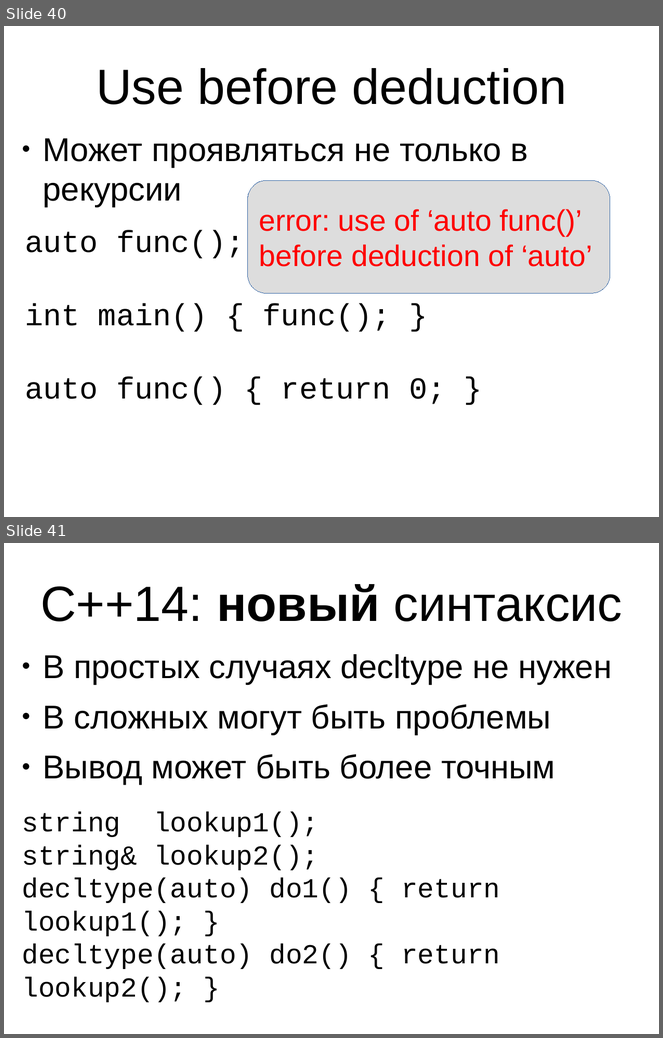
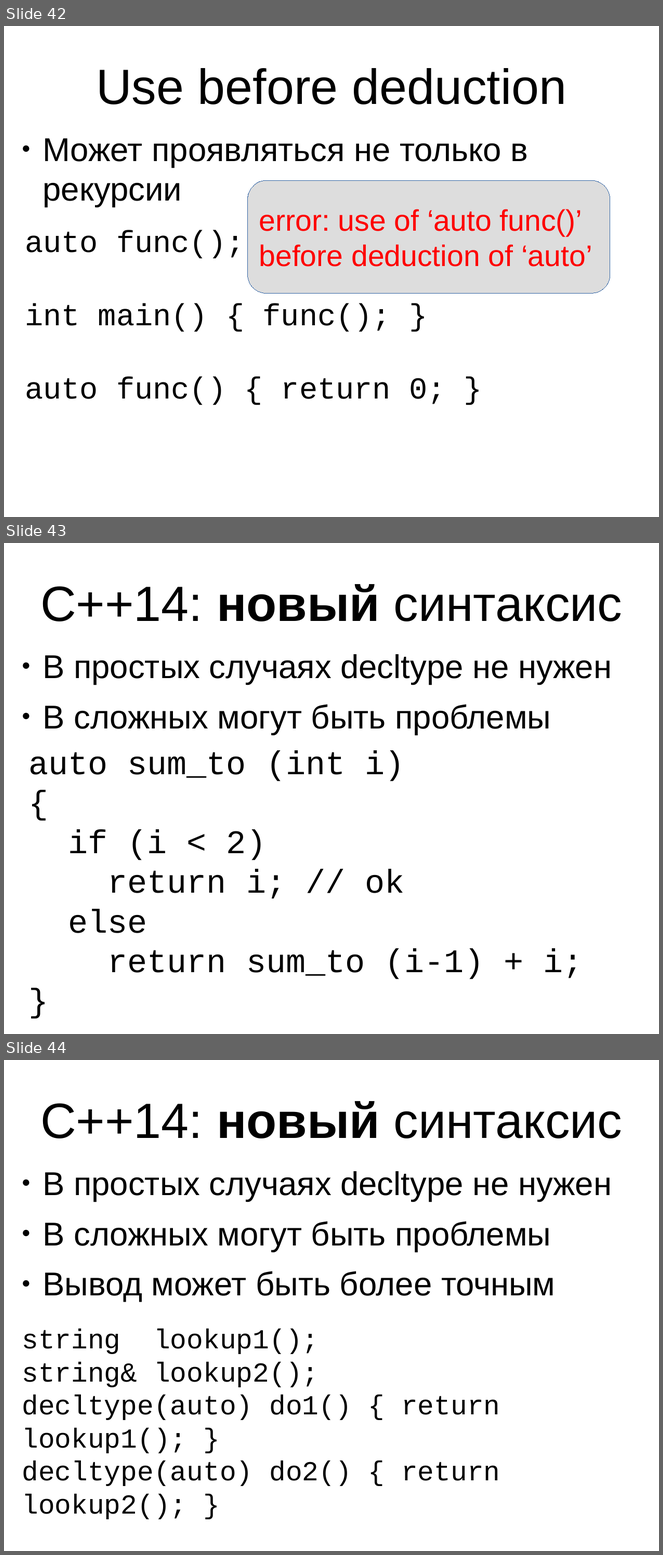
Before and after one commit to MIPT-ILab/cpp-lects-rus, a slide deck: slides/lec1-6-inference.odp. Shown one above the other, each under a label of ours: slides 40 and 41 before the commit, slides 42, 43 and 44 after it. The pictures are 663x1038 and 663x1555 pixels, drawn with LibreOffice and Linux fonts; fonts in the diff are those of the drawing. Boxes give left, top, right and bottom in pixels: in the first picture for what was removed or moved away, otherwise in the second. Text is boxed around its words. In the diff, an @@ line names an element or a change of style, - is before the commit and + after.

```diff
--- a/slides/lec1-6-inference.odp
+++ b/slides/lec1-6-inference.odp
@@ slide 43 added at (4, 543, 659, 1034), background #FFFFFF @@
@@ title added at (40, 584, 623, 622), 60 pt, text #000000 @@
+C++14: новый синтаксис
@@ text added at (42, 654, 612, 735), 40 pt, text #000000 @@
+● В простых случаях decltype не нужен
+● В сложных могут быть проблемы
@@ text added at (28, 751, 583, 980), 40 pt, text #000000 @@
+auto sum_to (int i)
+{
+if (i < 2)
+return i; // ok
+else
+return sum_to (i-1) + i;
+}
@@ what was slide 40 is now slide 42 @@
@@ what was slide 41 is now slide 44 @@
```
Also in this commit, not shown: 5 slides changed, 2 other slides added, 7 other files.
